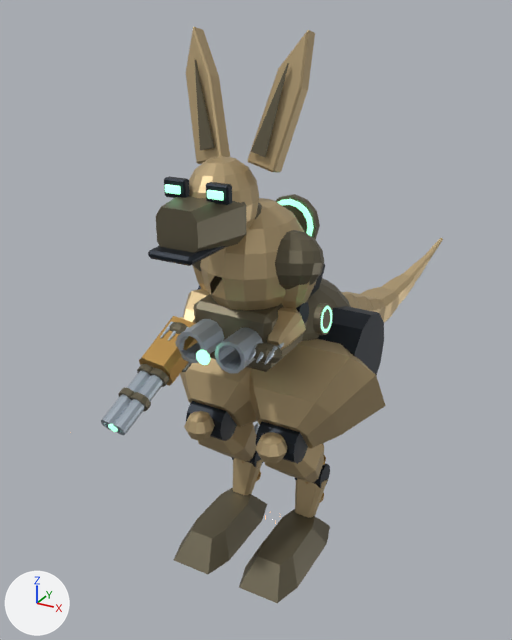
What one commit did to the glTF model public/assets/models/combat/s09.glb.
The view is the same before and after, from a camera (50 mm lens) standing at (2.98, -5.81, 5.34) and looking at (-0.34, 0.22, 2.33). The lights are fixed; the arrows at lower left show +X, +Y and +Z. The older version comes first. Where no turn or scale is listed for an object, it has been applied to the vertices.
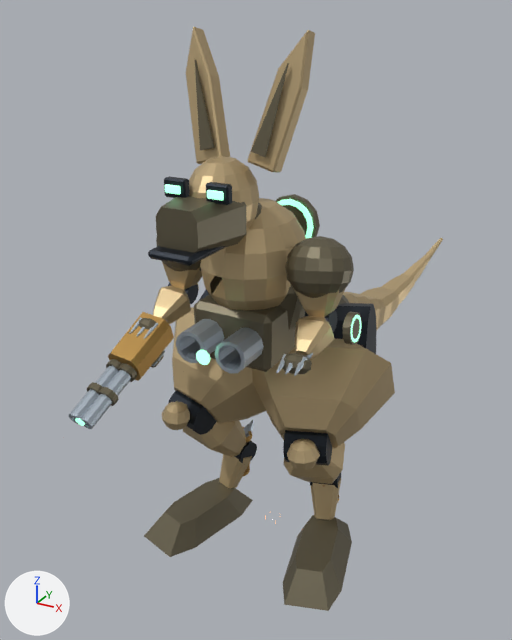
ob_hip_l is not drawn itself; it is the parent of ob_export_hip_l_armor, ob_export_hip_l_dark, ob_export_hip_l_steel, ob_knee_l.
ob_hip_r is not drawn itself; it is the parent of ob_export_hip_r_armor, ob_export_hip_r_dark, ob_export_hip_r_steel, ob_knee_r.

What differs and where, as boxes [x1, y1, x2, y2] in the pictures (512 x 640 px):
'Export_hip_l_armor', turned
    before: [250, 339, 386, 448]
    after: [252, 339, 395, 448]
'Export_toe_l_shade', turned
    before: [239, 509, 330, 603]
    after: [283, 515, 352, 611]
'Export_toe_r_shade', turned
    before: [174, 488, 267, 574]
    after: [144, 478, 253, 557]
'Export_hip_r_armor', turned
    before: [180, 317, 257, 427]
    after: [172, 307, 266, 424]
'Export_shoulder_l_shade', moved
    before: [275, 230, 324, 290]
    after: [285, 236, 354, 298]
'Export_gun_recoil_steel', moved
    before: [101, 371, 163, 435]
    after: [69, 366, 131, 429]
'Export_gun_recoil_brass', moved
    before: [139, 316, 198, 386]
    after: [108, 312, 174, 381]
'Export_knee_r_armor', turned
    before: [184, 411, 256, 461]
    after: [162, 401, 246, 456]
'Export_knee_l_armor', turned
    before: [256, 432, 324, 483]
    after: [283, 439, 345, 484]
'Export_hip_l_dark', turned
    before: [317, 306, 384, 375]
    after: [333, 303, 377, 354]
'Export_elbow_l_armor', moved
    before: [267, 307, 306, 350]
    after: [295, 316, 335, 360]
'Export_knee_l_dark', turned
    before: [256, 421, 308, 464]
    after: [283, 430, 332, 466]
'Export_knee_r_dark', turned
    before: [186, 401, 237, 441]
    after: [168, 390, 217, 435]
'Export_ankle_l_armor', turned
    before: [295, 479, 328, 518]
    after: [311, 478, 341, 520]
'Export_elbow_r_armor', moved
    before: [183, 289, 209, 323]
    after: [153, 283, 199, 324]
'Export_shoulder_l_armor', moved
    before: [281, 278, 318, 308]
    after: [293, 288, 346, 317]
'Export_ankle_r_armor', turned
    before: [233, 458, 263, 495]
    after: [219, 454, 252, 488]
'Export_gun_recoil_shade', moved
    before: [118, 364, 169, 412]
    after: [87, 359, 137, 406]
'Export_wrist_l_shade', moved
    before: [254, 343, 283, 364]
    after: [280, 353, 312, 375]
'Export_shoulder_r_armor', moved (mostly hidden before)
    before: [192, 265, 207, 291]
    after: [162, 262, 202, 290]
'Export_wrist_l_steel', moved
    before: [248, 344, 278, 365]
    after: [276, 354, 307, 376]
'Export_ankle_r_dark', turned
    before: [232, 451, 263, 467]
    after: [235, 441, 257, 463]
'Export_elbow_l_dark', moved
    before: [296, 302, 309, 323]
    after: [304, 310, 337, 332]
'Export_wrist_r_shade', moved
    before: [169, 322, 188, 334]
    after: [139, 318, 157, 330]
'Export_ankle_l_dark', turned
    before: [295, 464, 330, 488]
    after: [310, 473, 341, 488]
'Export_shoulder_r_shade', moved (mostly hidden)
    before: [193, 260, 201, 271]
    after: [156, 238, 201, 272]
'Export_wrist_r_steel', moved
    before: [160, 322, 189, 343]
    after: [129, 317, 158, 339]
'Export_elbow_r_dark', moved (not visible before)
    after: [168, 282, 199, 304]
'Export_ankle_r_steel', turned (mostly hidden before)
    before: [254, 423, 259, 434]
    after: [244, 420, 254, 438]
'Export_toe_r_brass', turned (mostly hidden)
    before: [242, 434, 261, 481]
    after: [230, 427, 252, 477]
'Export_light_muzzle_glow', moved
    before: [108, 424, 118, 432]
    after: [75, 418, 85, 426]
'Export_toe_l_brass', turned (mostly hidden)
    before: [306, 455, 326, 502]
    after: [322, 485, 339, 503]
'Export_elbow_l_steel', moved (mostly hidden)
    before: [278, 343, 284, 349]
    after: [307, 353, 313, 359]
'Export_hip_r_dark', turned (not visible before)
    after: [199, 290, 208, 300]

Edits to the bpy script that builds the scene:
```text
Change ob_hip_l:
    ob_hip_l.rotation_euler: (0.0, 0.0, 0.0) -> (0.0, -0.08, 0.24)  # degrees (0, 0, 0) -> degrees (0, -4.6, 14)
Change ob_hip_r:
    ob_hip_r.rotation_euler: (0.0, 0.0, 0.0) -> (0.0, 0.08, -0.24)  # degrees (0, 0, 0) -> degrees (0, 4.6, -14)
Change ob_export_elbow_l_armor:
    ob_export_elbow_l_armor.location: (0.43, -0.48, 2.85) -> (0.73, -0.54, 2.85)
Change ob_export_elbow_l_dark:
    ob_export_elbow_l_dark.location: (0.43, -0.48, 2.85) -> (0.73, -0.54, 2.85)
Change ob_export_elbow_l_steel:
    ob_export_elbow_l_steel.location: (0.43, -0.48, 2.85) -> (0.73, -0.54, 2.85)
Change ob_export_wrist_l_shade:
    ob_export_wrist_l_shade.location: (0.44, -0.9, 2.67) -> (0.74, -0.96, 2.67)
Change ob_export_wrist_l_steel:
    ob_export_wrist_l_steel.location: (0.44, -0.9, 2.67) -> (0.74, -0.96, 2.67)
Change ob_export_shoulder_l_armor:
    ob_export_shoulder_l_armor.location: (0.38, -0.45, 3.31) -> (0.68, -0.51, 3.31)
Change ob_export_shoulder_l_shade:
    ob_export_shoulder_l_shade.location: (0.38, -0.45, 3.31) -> (0.68, -0.51, 3.31)
Change ob_export_elbow_r_armor:
    ob_export_elbow_r_armor.location: (-0.43, -0.48, 2.85) -> (-0.73, -0.54, 2.85)
Change ob_export_elbow_r_dark:
    ob_export_elbow_r_dark.location: (-0.43, -0.48, 2.85) -> (-0.73, -0.54, 2.85)
Change ob_export_wrist_r_shade:
    ob_export_wrist_r_shade.location: (-0.44, -0.9, 2.67) -> (-0.74, -0.96, 2.67)
Change ob_export_wrist_r_steel:
    ob_export_wrist_r_steel.location: (-0.44, -0.9, 2.67) -> (-0.74, -0.96, 2.67)
Change ob_export_gun_recoil_brass:
    ob_export_gun_recoil_brass.location: (-0.46, -1.13, 2.52) -> (-0.76, -1.19, 2.52)
Change ob_export_gun_recoil_shade:
    ob_export_gun_recoil_shade.location: (-0.46, -1.13, 2.52) -> (-0.76, -1.19, 2.52)
Change ob_export_gun_recoil_steel:
    ob_export_gun_recoil_steel.location: (-0.46, -1.13, 2.52) -> (-0.76, -1.19, 2.52)
Change ob_export_light_muzzle_glow:
    ob_export_light_muzzle_glow.location: (-0.5, -1.96, 2.16) -> (-0.8, -2.02, 2.16)
Change ob_export_shoulder_r_armor:
    ob_export_shoulder_r_armor.location: (-0.38, -0.45, 3.31) -> (-0.68, -0.51, 3.31)
Change ob_export_shoulder_r_shade:
    ob_export_shoulder_r_shade.location: (-0.38, -0.45, 3.31) -> (-0.68, -0.51, 3.31)
```
